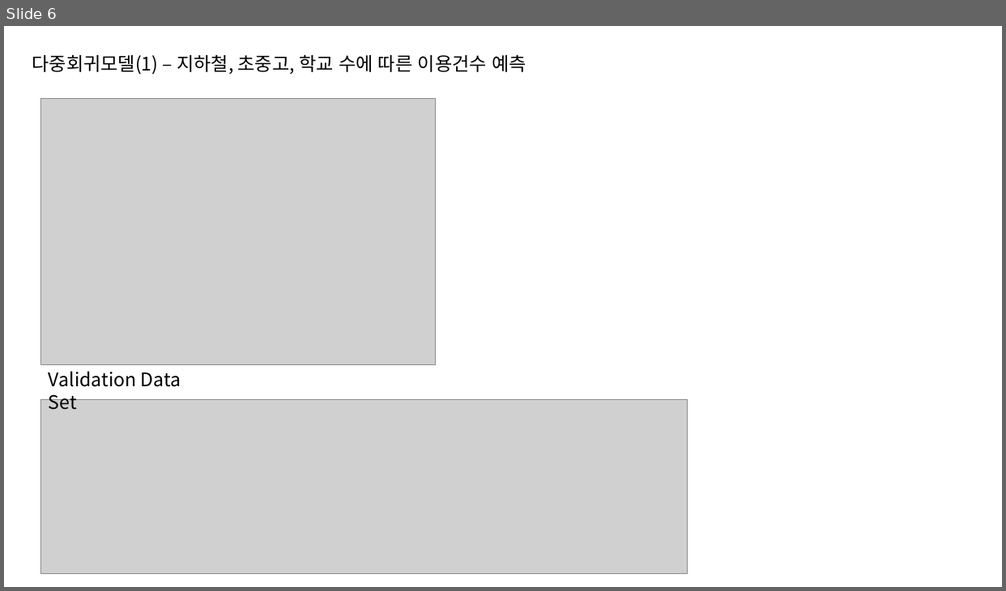
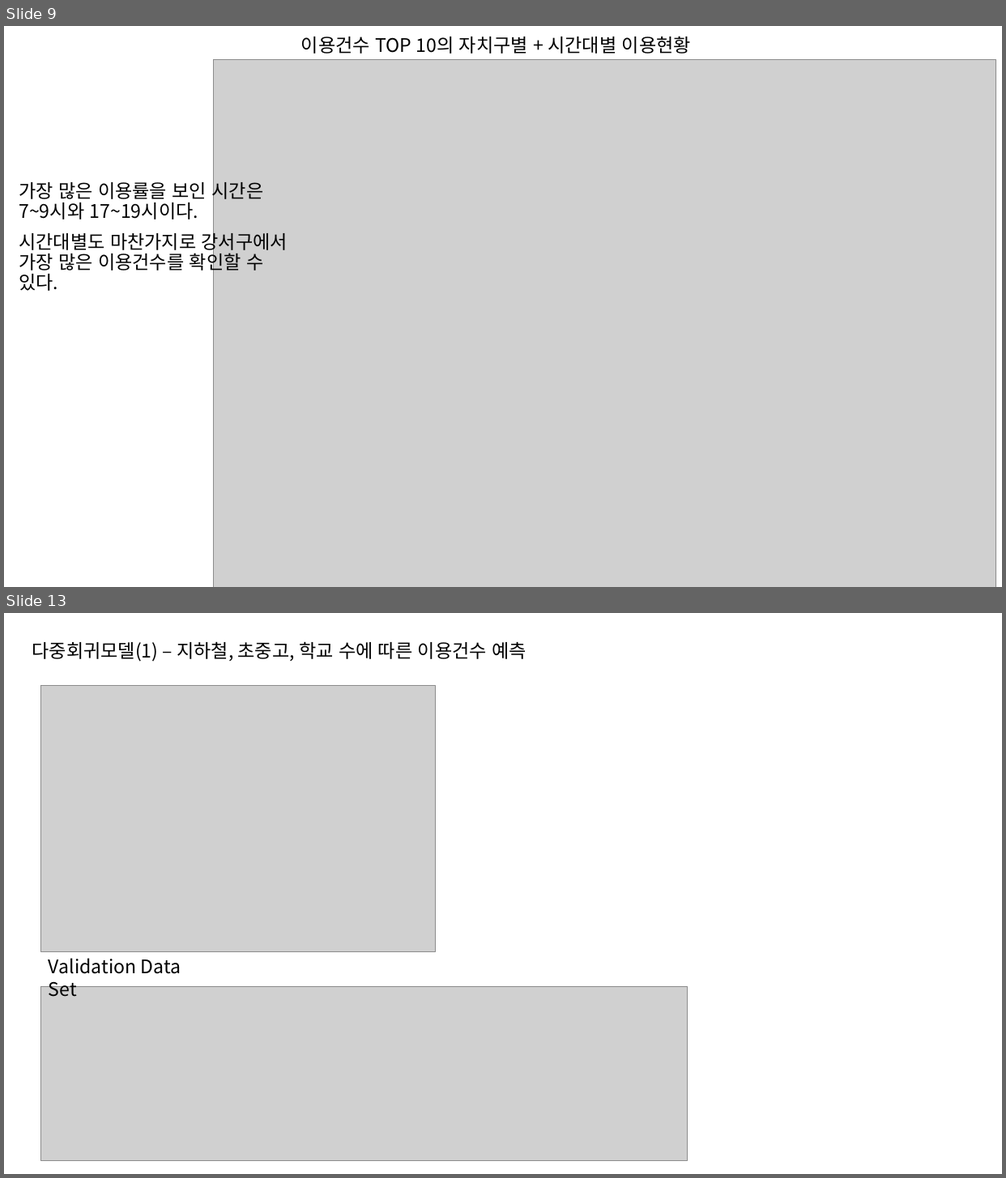
Before and after one commit to nyeoni/R-bike-analysis, a slide deck: FinalProject.pptx. Shown one above the other, each under a label of ours: slide 6 before the commit, slides 9 and 13 after it; the slides between them are not shown. The pictures are 1006x591 and 1006x1178 pixels, drawn with LibreOffice and Linux fonts; fonts in the diff are those of the drawing; grey boxes stand for pictures. Boxes give left, top, right and bottom in pixels: in the first picture for what was removed or moved away, otherwise in the second. Text is boxed around its words. In the diff, an @@ line names an element or a change of style, - is before the commit and + after.

```diff
--- a/FinalProject.pptx
+++ b/FinalProject.pptx
@@ slide 9 added at <box>4,26,1002,587</box>, background #FFFFFF @@
@@ text added at <box>301,36,691,54</box>, 18 pt, text #000000 @@
+이용건수 TOP 10의 자치구별 + 시간대별 이용현황
@@ picture added at <box>213,60,996,587</box> @@
@@ text added at <box>19,179,288,291</box>, 18 pt, text #000000 @@
+가장 많은 이용률을 보인 시간은 7~9시와 17~19시이다.
+시간대별도 마찬가지로 강서구에서 가장 많은 이용건수를 확인할 수 있다.
@@ what was slide 6 is now slide 13 @@
```
Also in this commit, not shown: 1 slide changed, 10 other slides added, 6 slides removed, 1 other file.
